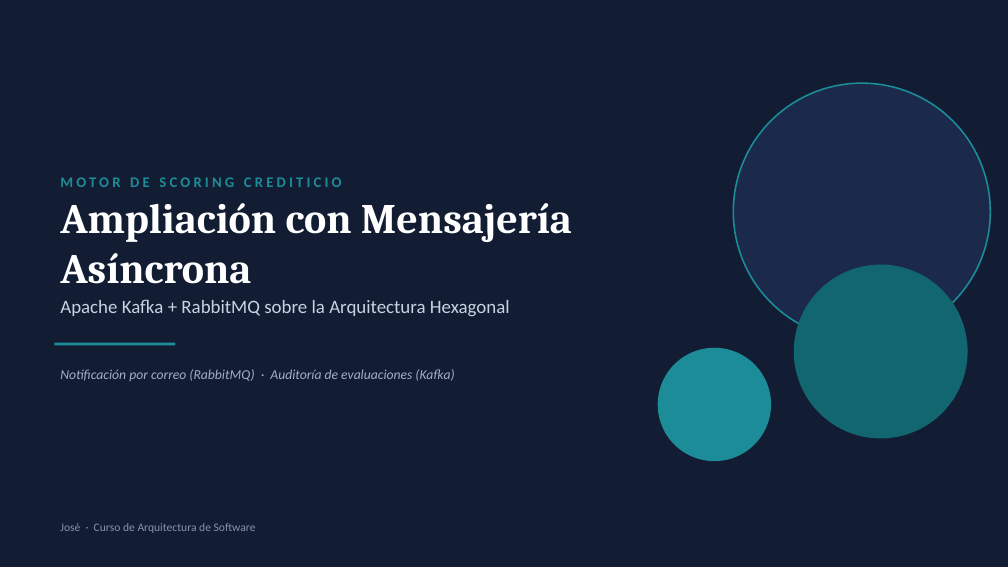
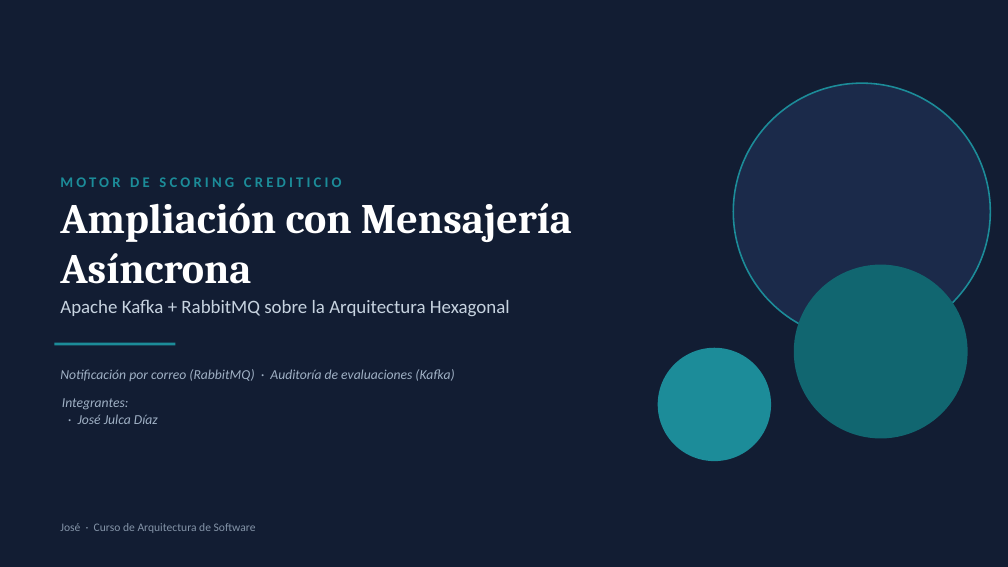
Before and after one commit to JoseJulca/MotorScoring-RabbitMQ-Kafka, a slide deck: slide 1 of Motor_Scoring_RabbitMQ_Kafka.pptx. Drawn at 1008x567 pixels with LibreOffice and Linux fonts; fonts in the diff are those of the drawing. Boxes give left, top, right and bottom in pixels: in the first picture for what was removed or moved away, otherwise in the second. Text is boxed around its words. In the diff, an @@ line names an element or a change of style, - is before the commit and + after.

```diff
--- a/Motor_Scoring_RabbitMQ_Kafka.pptx
+++ b/Motor_Scoring_RabbitMQ_Kafka.pptx
@@ text added at (62, 398, 158, 424), 13 pt, text #9FB0C4, italic @@
+Integrantes:
+· José Julca Díaz
```
Also in this commit, not shown: 3 other slides changed, 1 slide added, 2 other files.
